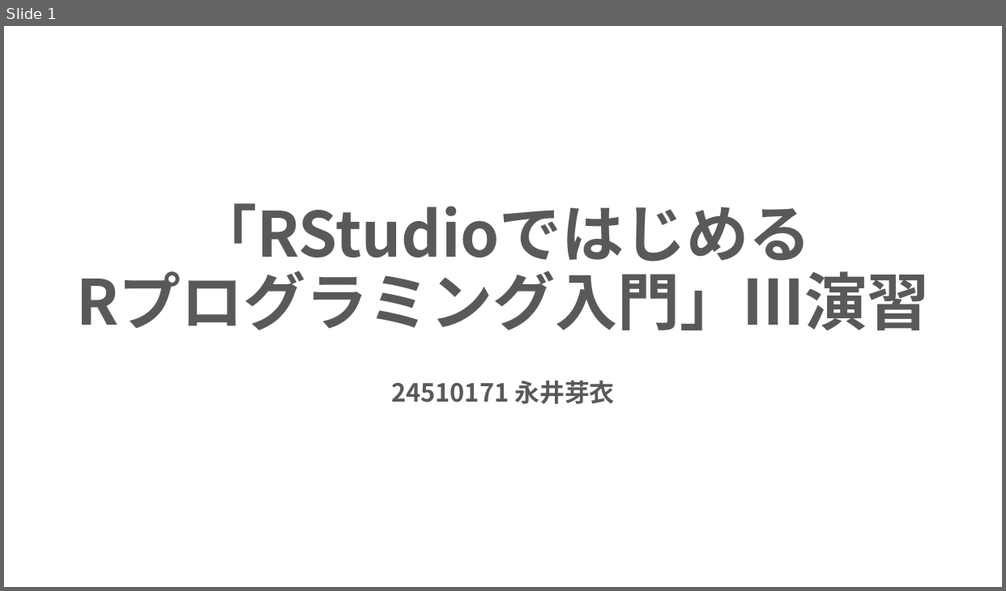
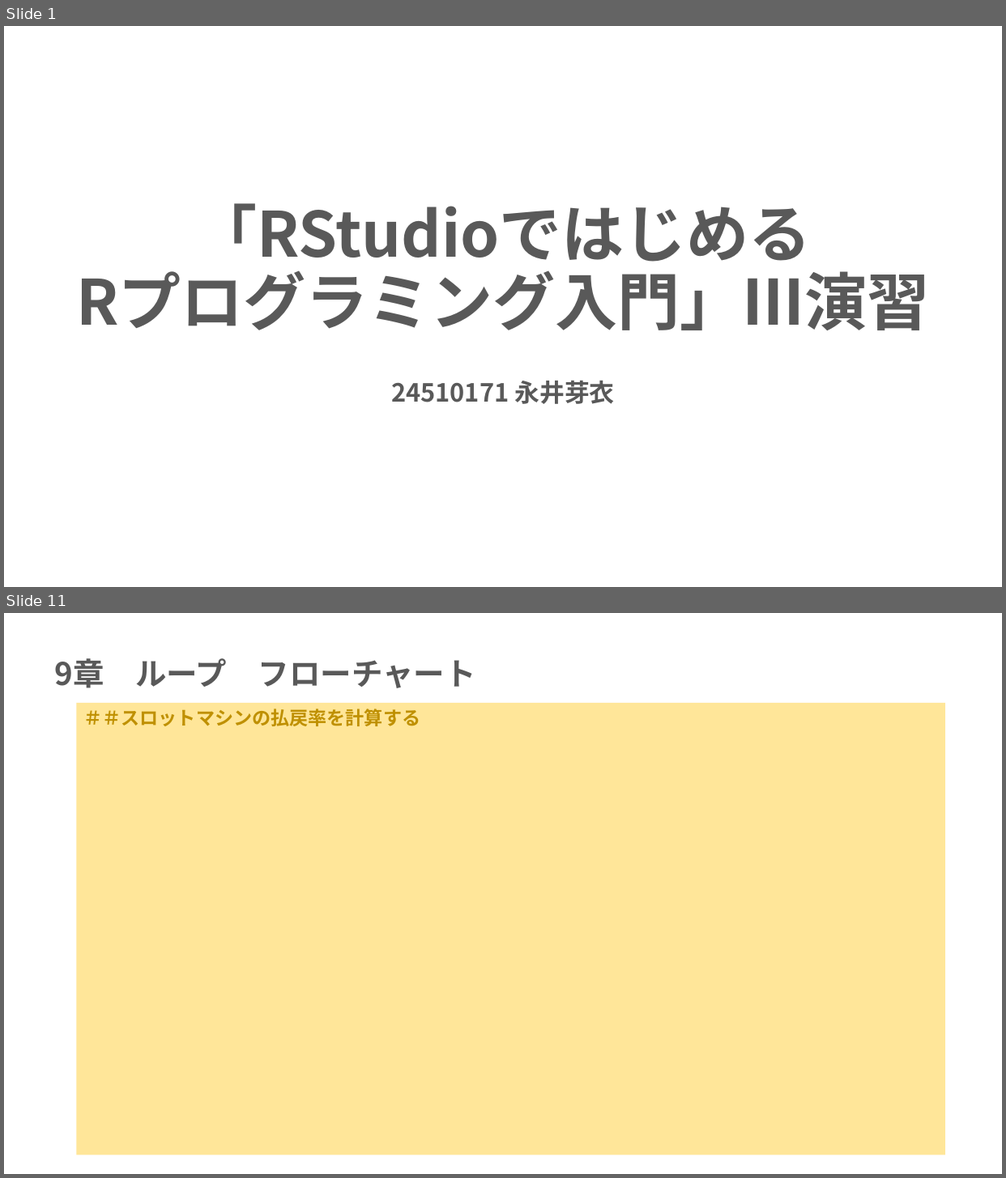
Before and after one commit to mei-517/r-practice-part3, a slide deck: 永井芽衣_Rpart3.pptx. Shown one above the other, each under a label of ours: slide 1 before the commit, slides 1 and 11 after it; the slides between them are not shown. The pictures are 1006x591 and 1006x1178 pixels, drawn with LibreOffice and Linux fonts; fonts in the diff are those of the drawing. Boxes give left, top, right and bottom in pixels: in the first picture for what was removed or moved away, otherwise in the second. Text is boxed around its words. In the diff, an @@ line names an element or a change of style, - is before the commit and + after.

```diff
--- a/永井芽衣_Rpart3.pptx
+++ b/永井芽衣_Rpart3.pptx
@@ slide 11 added at [4,613,1002,1174], background #FFFFFF @@
@@ title added at [55,658,476,688], 30 pt, text #595959, bold @@
+9章 ループ フローチャート
@@ rectangle added at [77,703,946,1156], fill #FFE699, 18 pt, text #BF9000, bold @@
+＃＃スロットマシンの払戻率を計算する
```
Also in this commit, not shown: 4 slides changed, 13 other slides added, 1 other file.
